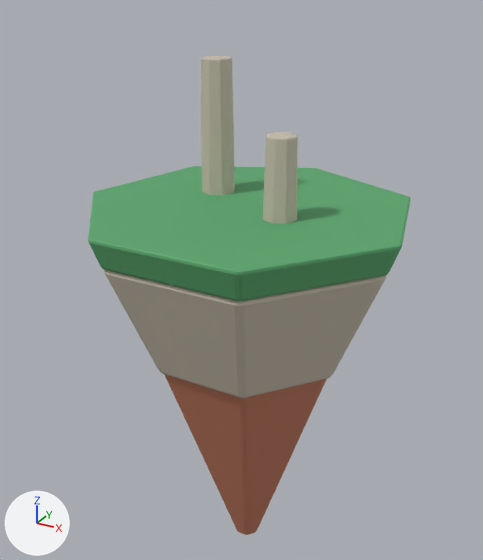
Renders of the glTF model assets/models/scenery/floating_spire_rock.glb from each side of a commit.
Camera for both pictures: a 50 mm camera at (5.28, -9.85, 3.46) aimed at (-0.2, 0.12, -1.52). Every picture has the same lights, and +X, +Y and +Z are marked at lower left. The older version comes first. Where no turn or scale is listed for an object, it has been applied to the vertices. Vertices at exactly the same position are counted once.

The older version as bpy lines, for what is in view:
```python
me_deepspire = bpy.data.meshes.new('DeepSpire')
me_deepspire.from_pydata(...)  # 98 vertices, 192 faces; spans x -1.77..1.77, y -1.65..1.82, z -2.3..2.3
me_deepspire.materials.append(mat_isletterra)  # orange #bf795d
me_midrock = bpy.data.meshes.new('MidRock')
me_midrock.from_pydata(...)  # 98 vertices, 192 faces; spans x -2.68..2.68, y -2.5..2.75, z -1.1..1.1
me_midrock.materials.append(mat_isletstone)  # light grey #c8bfad
me_ruincol1 = bpy.data.meshes.new('RuinCol1')
me_ruincol1.from_pydata(...)  # 112 vertices, 220 faces; spans x -0.31..0.31, y -0.31..0.31, z -1.2..1.2
me_ruincol1.materials.append(mat_isletstone)  # light grey #c8bfad
me_ruincol2 = bpy.data.meshes.new('RuinCol2')
me_ruincol2.from_pydata(...)  # 112 vertices, 220 faces; spans x -0.292..0.292, y -0.292..0.292, z -0.7..0.7
me_ruincol2.materials.append(mat_isletstone)  # light grey #c8bfad
me_topcap = bpy.data.meshes.new('TopCap')
me_topcap.from_pydata(...)  # 98 vertices, 192 faces; spans x -2.89..2.89, y -2.68..2.97, z -0.28..0.28
me_topcap.materials.append(mat_isletmoss)  # green #59a66c
ob_deepspire = bpy.data.objects.new('DeepSpire', me_deepspire)
ob_deepspire.location = (0.0, 0.0, -5.0)
ob_midrock = bpy.data.objects.new('MidRock', me_midrock)
ob_midrock.location = (0.0, 0.0, -1.65)
ob_ruincol1 = bpy.data.objects.new('RuinCol1', me_ruincol1)
ob_ruincol1.location = (-0.9, 0.5, 1.15)
ob_ruincol2 = bpy.data.objects.new('RuinCol2', me_ruincol2)
ob_ruincol2.location = (0.8, -0.4, 0.65)
ob_topcap = bpy.data.objects.new('TopCap', me_topcap)
ob_topcap.location = (0.0, 0.0, -0.28)
```
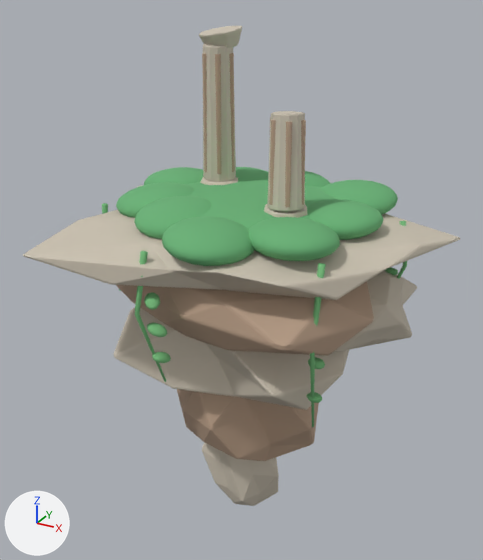
Boxes [x1, y1, x2, y2] around the edits, measured in the pictures (483 x 560 px):
'RuinCapA', added: after [23, 26, 460, 506]
'TopCap', deleted (green): before [88, 166, 411, 301]
'MidRock', reshaped, moved, turned (mostly hidden afterwards): before [104, 270, 387, 398]; after [102, 203, 407, 427]
'RuinColA_Flute0', added (beige): after [116, 53, 374, 461]
'MossCenterCap', added (green): after [116, 167, 398, 266]
'DeepSpire', deleted (orange): before [164, 374, 327, 535]
'RuinCol1', deleted: before [201, 56, 235, 195]
'RuinCol2', deleted: before [263, 132, 298, 224]

The edits, one by one:
Material 'IsletIvy' (mat_isletivy) is new.
Its base color is (0.18, 0.5, 0.2) (green #76bc7c).
Its roughness is 0.86.
Material 'IsletTerraStrata' (mat_isletterrastrata) is new.
Its base color is (0.48, 0.34, 0.24) (beige #b89e86).
Its roughness is 0.76.
me_midrock is used by ob_midrock; location (0.0, 0.0, -1.65).
me_midrock had 98 vertices, 192 faces and spanned x -2.68..2.68, y -2.5..2.75, z -1.1..1.1.
me_midrock no longer uses material mat_isletstone (light grey #c8bfad).
me_midrock now has 4392 vertices, 8664 faces and spans x -5.04..0.39, y -2.73..2.09, z -4.3..0.34.
me_midrock part 1: 98 vertices removed from x -2.68..2.68, y -2.5..2.75, z -1.1..1.1; 4392 vertices added at x -5.04..0.39, y -2.73..2.09, z -4.3..0.34.
me_midrock gains material mat_isletivy (green #76bc7c).
Mesh me_ruincola_flute0 is new.
It has 1340 vertices, 2624 faces and spans x -2.29..3.24, y -2.79..2.01, z -6.59..1.03.
It uses material mat_isletterrastrata (beige #b89e86).
Mesh me_ruincapa is new.
It has 1213 vertices, 2390 faces and spans x -2.31..4.26, y -3.58..2.42, z -9.23..0.2.
It uses material mat_isletstone (light grey #cbc2b1).
Mesh me_mosscentercap is new.
It has 2720 vertices, 5400 faces and spans x -2.58..2.38, y -2.57..2.14, z -0.26..0.3.
It uses material mat_isletmoss (green #69b176).
Object 'DeepSpire' (ob_deepspire) is deleted.
Object 'MidRock' (ob_midrock) moves from (0.0, 0.0, -1.65) to (2.46, 0.84, -0.37).
Object 'MidRock' (ob_midrock) turns from (0, 0, 0) to (14, 20, 20) degrees about x, y and z.
Object 'RuinCol1' (ob_ruincol1) is deleted.
Object 'RuinCol2' (ob_ruincol2) is deleted.
Object 'TopCap' (ob_topcap) is deleted.
Object 'RuinColA_Flute0' (ob_ruincola_flute0) is new; it shows me_ruincola_flute0.
Its location is (-0.63, 0.52, 1.39).
Object 'RuinCapA' (ob_ruincapa) is new; it shows me_ruincapa.
Its location is (-0.82, 0.55, 2.65).
Object 'MossCenterCap' (ob_mosscentercap) is new; it shows me_mosscentercap.
Its location is (0.0, 0.0, -0.04).
